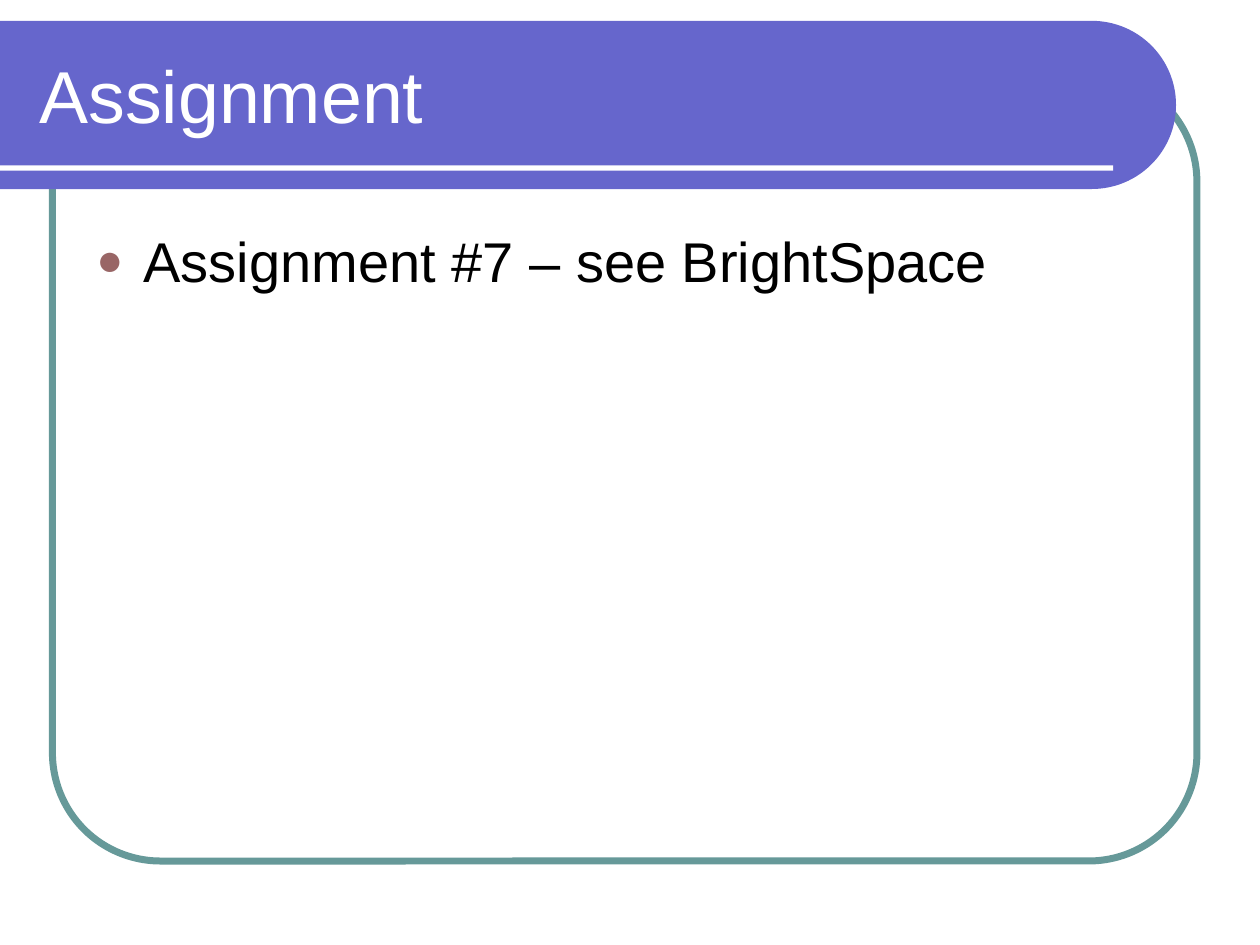
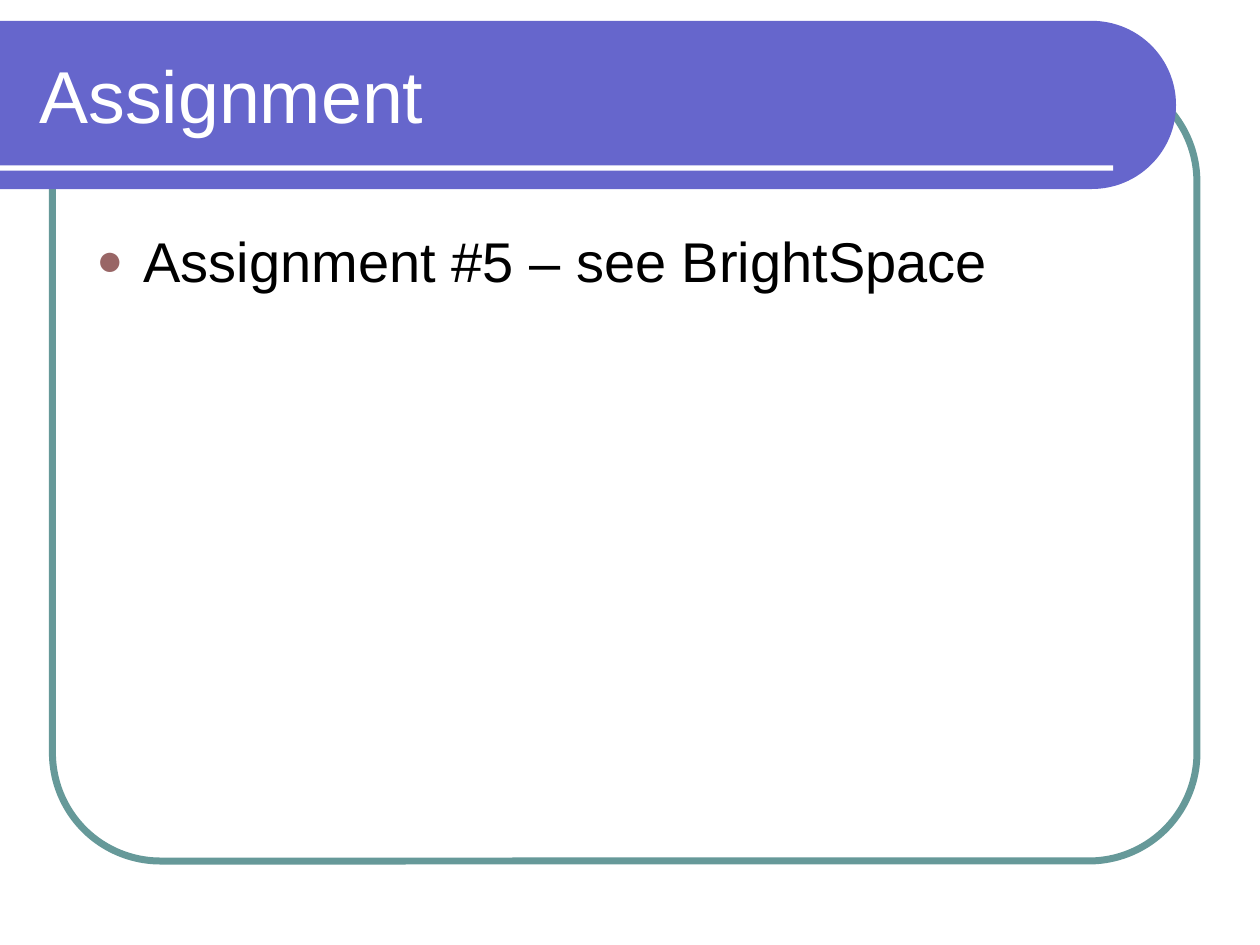
Before and after one commit to lutzhamel/CSC301, a slide deck: slide 3 of notes/csc301-ln023.ppt (slide 4 before the commit). Drawn at 1260x945 pixels with LibreOffice and Linux fonts; fonts in the diff are those of the drawing. Boxes give left, top, right and bottom in pixels: in the first picture for what was removed or moved away, otherwise in the second. Text is boxed around its words. In the diff, an @@ line names an element or a change of style, - is before the commit and + after.

```diff
--- a/notes/csc301-ln023.ppt
+++ b/notes/csc301-ln023.ppt
@@ text at (x1=144, y1=241, x2=987, y2=293): text changed @@
-● Assignment #7 – see BrightSpace
+● Assignment #5 – see BrightSpace
```
Also in this commit, not shown: 1 slide removed, 4 other files.
